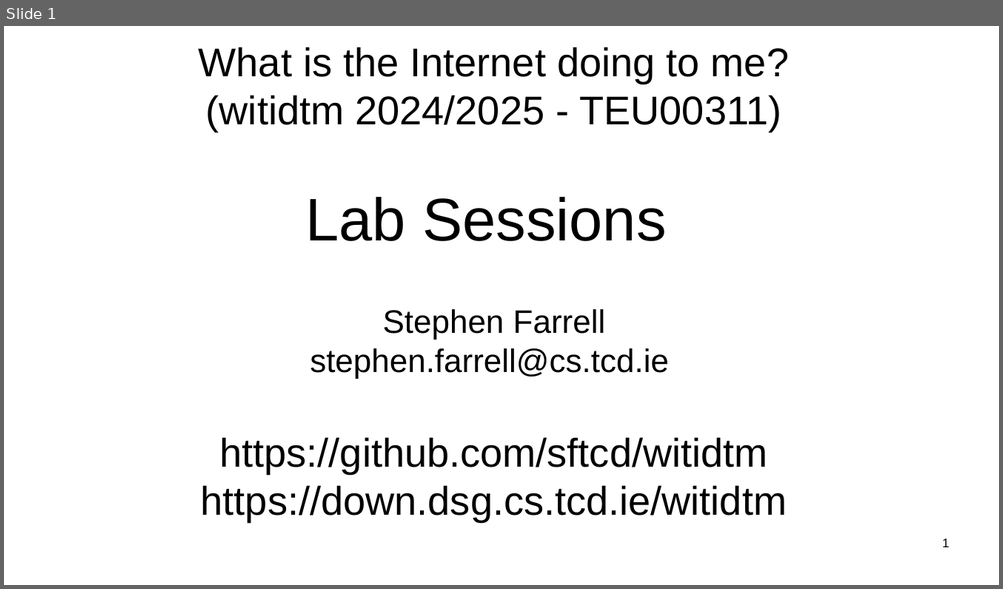
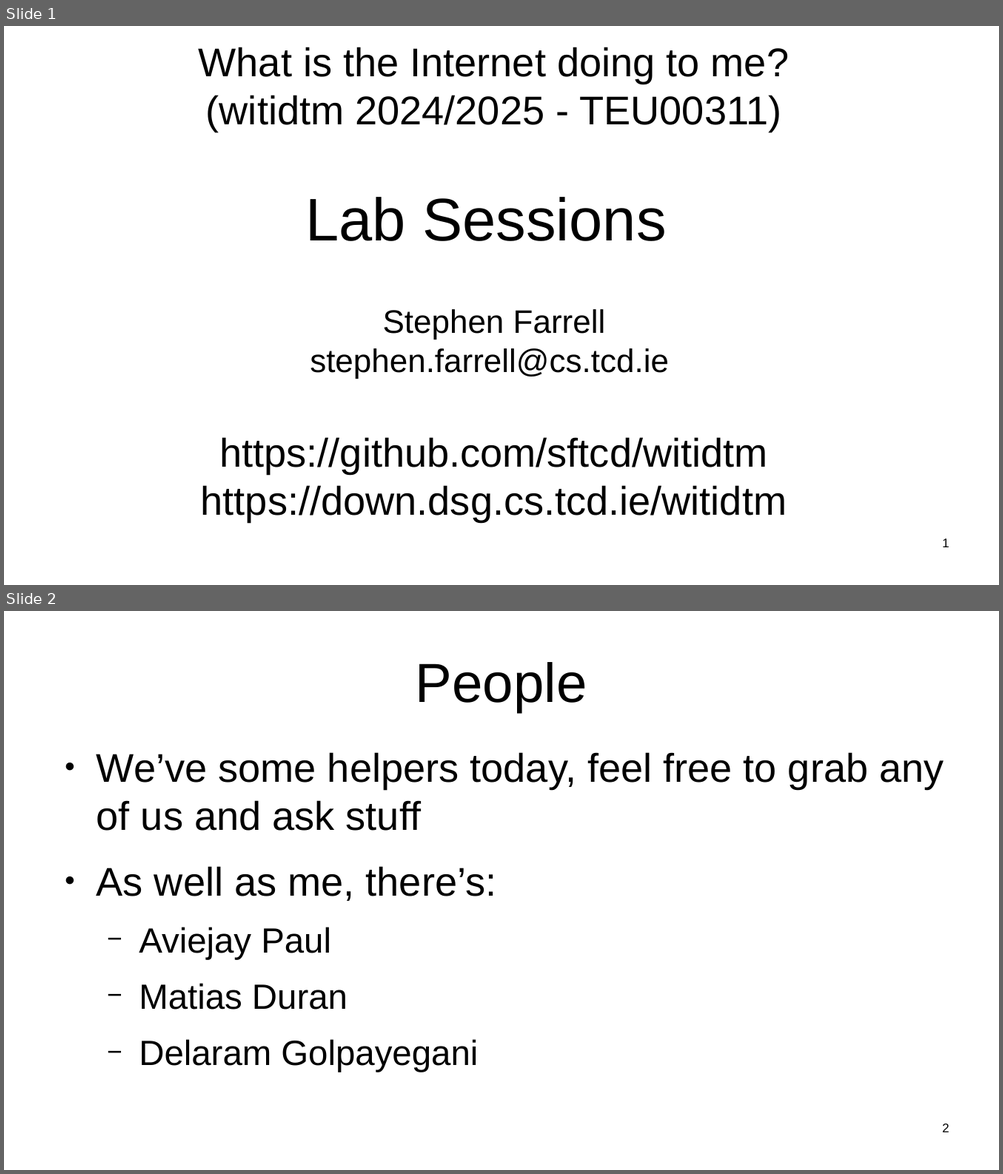
Before and after one commit to sftcd/witidtm, a slide deck: lectures/2024-2025/labs.odp. Shown one above the other, each under a label of ours: slide 1 before the commit, slides 1 and 2 after it. The pictures are 1003x589 and 1003x1174 pixels, drawn with LibreOffice and Linux fonts; fonts in the diff are those of the drawing. Boxes give left, top, right and bottom in pixels: in the first picture for what was removed or moved away, otherwise in the second. Text is boxed around its words. In the diff, an @@ line names an element or a change of style, - is before the commit and + after.

```diff
--- a/lectures/2024-2025/labs.odp
+++ b/lectures/2024-2025/labs.odp
@@ slide 2 added at box(4, 611, 999, 1170), background #FFFFFF @@
@@ title added at box(415, 662, 587, 712), 44 pt, text #000000 @@
+People
@@ text added at box(96, 752, 943, 1073), 32 pt, text #000000 @@
+● We’ve some helpers today, feel free to grab any of us and ask stuff
+● As well as me, there’s:
+  − Aviejay Paul
+  − Matias Duran
+  − Delaram Golpayegani
@@ page number added at box(942, 1124, 948, 1133), 10 pt, text #000000 @@
+2
```
Also in this commit, not shown: 3 other files.
